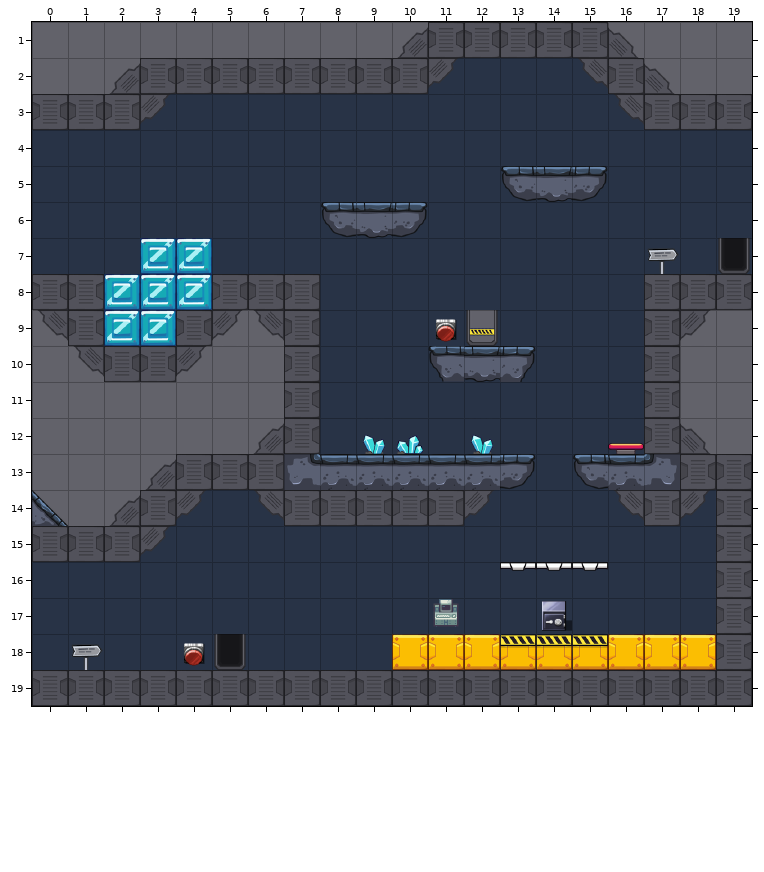
Level history. Tiled map: assets/tiles/room01.tmx. The picture above is the old version.
Cells are 64x64 px. Shown: x 0..19, y 1..19. Tiles whose own drawing changed are shown in their newer look in all pictures.
The same view after the edit:
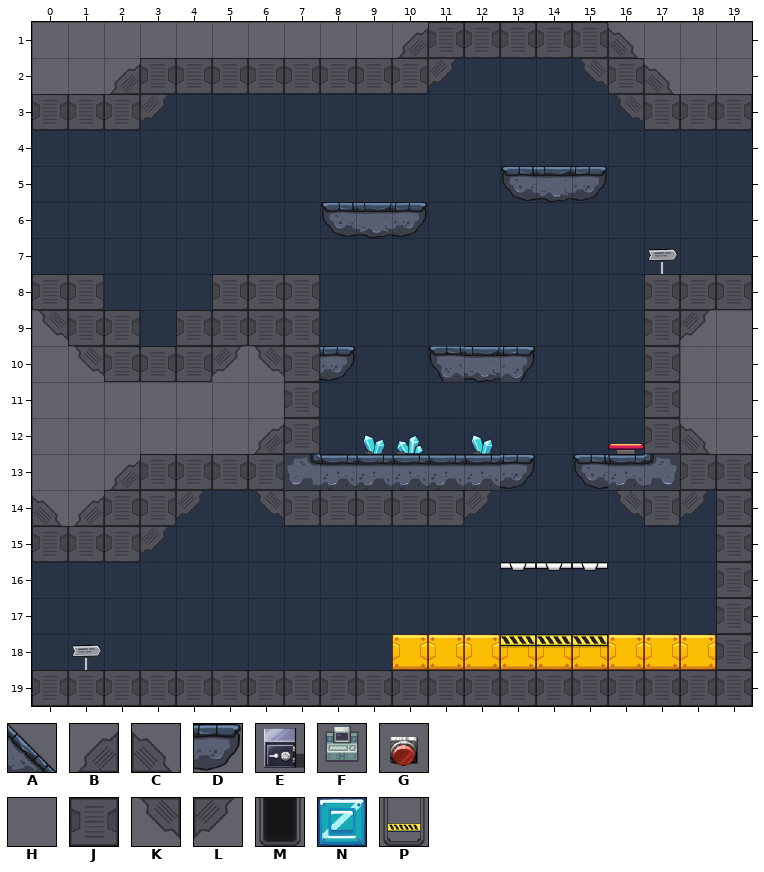
Key: from "jumpruntiles01": A 3, B 13, C 14, D 20, E 24, F 25, G 26, H 27, J 28, K 29, L 30, M 57, N 75, P 104.
_ is an empty cell.
Objects are placed by their top-left corner, in cells (3,4 is the top-left corner of cell 3,4); size is 1x1 cell unless given.
Change:
Layer "walls":
The author put tile B in row 13 at x 2; in row 14 at x 1.
The author put tile D in row 10 at x 8.
Tile B becomes tile J in row 13 at x 3; in row 14 at x 2.
Tile K becomes tile J in row 9 at x 6.
Tile L becomes tile J in row 9 at x 5; in row 10 at x 4.
Tile N becomes tile J in row 9 at x 2.
The edit erases tile A in row 14 at x 0.
The edit erases tile H in row 10 at x 5.
The edit erases tile N in row 7 at x 3 to 4; in row 8 at x 2 to 4; in row 9 at x 3.
Layer "things":
The author put tile C in row 14 at x 0.
The author put tile K in row 10 at x 6.
The author put tile L in row 10 at x 5.
Layer "objects" (now hidden):
Object M "door03" at 19,7 is removed.
Object P "door02" at 12,9 is removed.
Object G "btn02" at 11,9 is removed.
Object E "safe01" at 14,17 is removed.
Object F "term01" at 11,17 is removed.
Object M "door01" at 5,18 is removed.
Object G "btn01" at 4,18 is removed.
Where, in picture pixels (left, top, right, bottom), the same in both pictures:
changed: (104, 238, 284, 382)
removed: (718, 238, 750, 274)
removed: (436, 310, 498, 346)
added: (320, 346, 356, 381)
changed: (32, 454, 176, 526)
removed: (433, 599, 459, 627)
removed: (542, 601, 572, 631)
removed: (184, 634, 246, 670)
